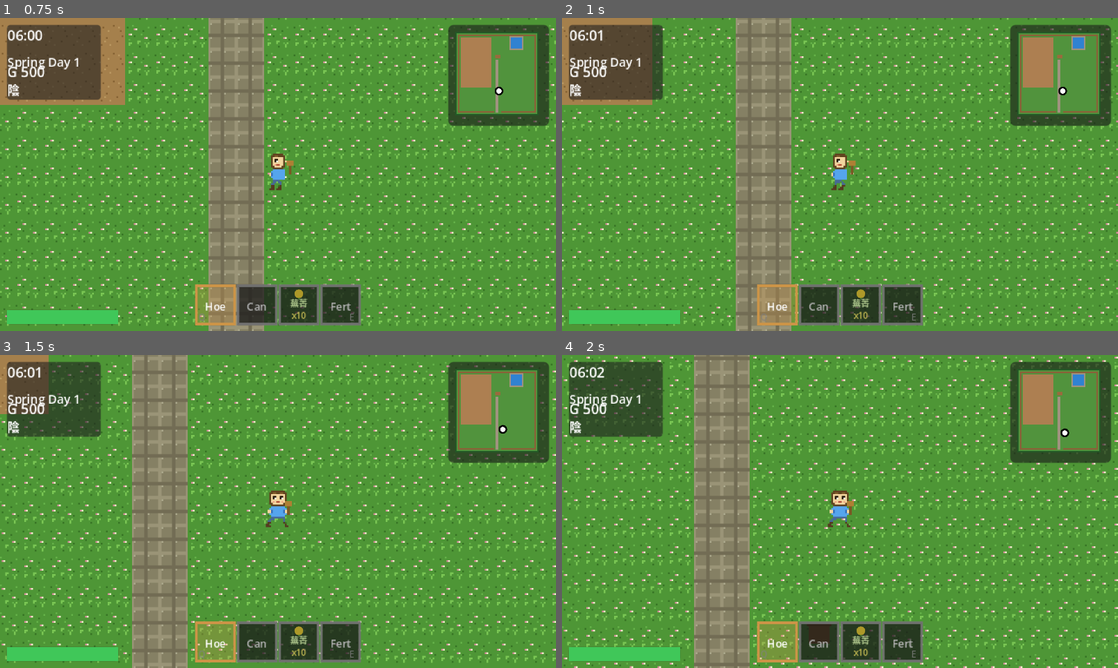
Above: before the commit, frames 1-4 (two rows, left to right).
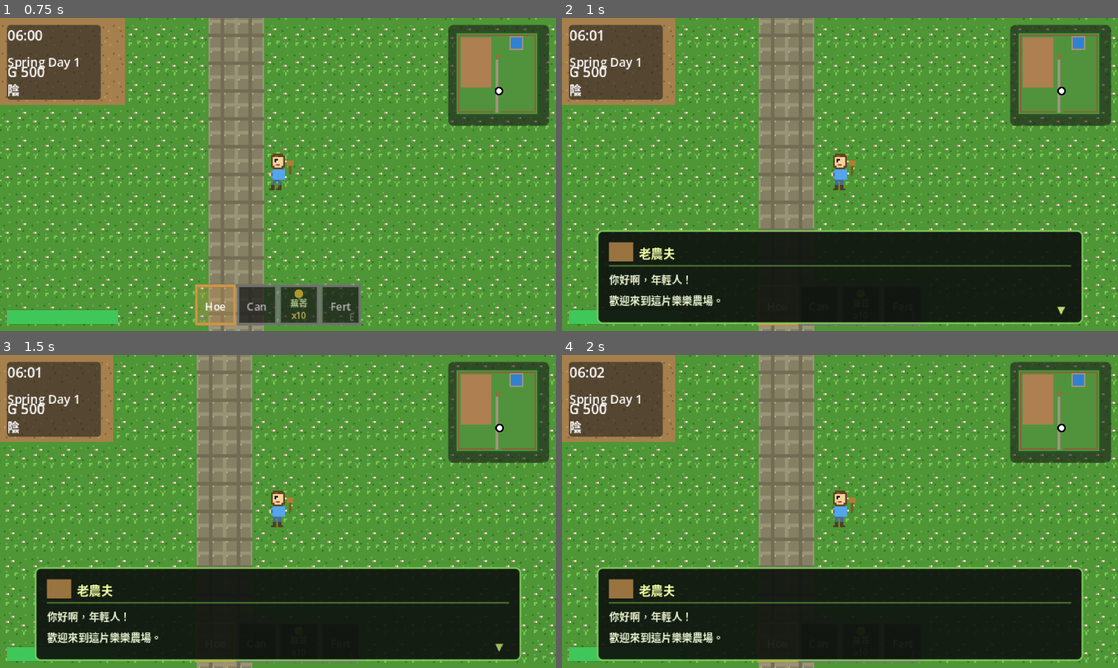
Above: after the commit, the same moments.

Repository: vito-mish/the-merry-fields
Game: Godot game, scene res://scenes/maps/farm.tscn
Two runs of this game, one before a commit and one after it. Both use one fixed random seed, a clock stepped at 60 frames per second and the inputs below.
Inputs (mouse positions are in pixels of both pictures, inside the frame that each line leads up to):
- Up to frame 1 (0.75 s): tap Enter at 0.5 s; move the mouse to (400, 158) at 0.52 s; hold D (move_right) from 0.53 s (still down); hold Z (action) from 0.53 s (still down); click (400, 158) at 0.67 s
- Up to frame 2 (1 s): keep holding D (move_right); keep holding Z (action); tap T at 0.8 s
- Up to frame 3 (1.5 s): move the mouse to (166, 527) at 1.27 s; release D (move_right) at 1.28 s; release Z (action) at 1.28 s; hold S (move_down) from 1.28 s (still down); tap T at 1.35 s; click (166, 527) at 1.42 s
- Up to frame 4 (2 s): keep holding S (move_down); tap Ctrl at 1.55 s

Frame 1 is identical in both runs. In frame 2, 42% of the frame differs, in the area x 0-100%, y 0-100%; in frame 3, 51%; in frame 4, 53%.

Commit message:
fix: 修正雨天自動澆水及存檔天氣還原
- 存檔新增 weather 欄位，讀檔時直接還原天氣不隨機滾動
- 讀檔後若為雨天，立即對所有耕地套用自動澆水
- 提取 _apply_rain_watering() 共用函數
- 還原 _on_day_changed 使用 is_raining()（新的一天若為雨天即澆水）
- 移除錯誤的 was_raining_yesterday() 邏輯
- 成熟作物雨天亦顯示澆水土壤外觀

Co-Authored-By: Claude Sonnet 4.6 <noreply@anthropic.com>

Diff:
--- a/scripts/characters/player.gd
+++ b/scripts/characters/player.gd
@@ -43,6 +43,15 @@
 func _physics_process(delta: float) -> void:
 	var hud : Node = get_tree().get_first_node_in_group("hud")
 
+	# 對話框開啟時：鎖定移動，按 action 翻頁
+	if hud and hud.dialog_open:
+		velocity = Vector2.ZERO
+		move_and_slide()
+		_update_animation(Vector2.ZERO)
+		if Input.is_action_just_pressed("action"):
+			hud.dialog_advance()
+		return
+
 	# 背包 / 報表開啟時鎖定移動與動作
 	if hud and (hud.report_open or hud.inventory_open):
 		velocity = Vector2.ZERO
@@ -70,6 +79,17 @@
 		if hud:
 			hud.toggle_inventory()
 		return
+
+	# 【測試用】按 T 開啟示範對話（之後接 NPC 系統時移除）
+	if Input.is_key_pressed(KEY_T) and not Input.is_key_pressed(KEY_CTRL):
+		if hud and not hud.dialog_open:
+			hud.show_dialog(
+				"老農夫",
+				["你好啊，年輕人！\n歡迎來到這片樂樂農場。",
+				 "春天種蕪菁和馬鈴薯，\n夏天適合番茄和玉米哦！",
+				 "每天記得澆水，\n別讓作物渴死了！"],
+				Color(0.60, 0.45, 0.25)
+			)
 
 	# 工具切換（Q / E 或 LB / RB）
 	if Input.is_action_just_pressed("tool_prev"):
--- a/scripts/farm/farm_grid.gd
+++ b/scripts/farm/farm_grid.gd
@@ -289,6 +289,24 @@
 		if t.get("fertilized", false):
 			_spawn_fertilized_visual(pos)
 
+	# 讀檔當下若為雨/雪天，立刻對耕地自動澆水（S04-T10 fix）
+	if WeatherManager.is_raining() or WeatherManager.is_snowing():
+		_apply_rain_watering()
+
+
+## 雨/雪天自動澆水（供 restore_state 和 _on_day_changed 共用）
+func _apply_rain_watering() -> void:
+	for pos : Vector2i in _tiles.keys():
+		var t : Dictionary = _tiles[pos]
+		if t["state"] == "tilled":
+			t["state"]         = "watered"
+			t["watered_today"] = true
+			_tile_map.set_cell(LAYER, pos, SOURCE_ID, T_WATERED)
+		elif t["state"] == "planted":
+			# 成熟與未成熟作物皆澆水（視覺一致，成熟者不影響生長邏輯）
+			t["watered_today"] = true
+			_tile_map.set_cell(LAYER, pos, SOURCE_ID, T_WATERED)
+
 
 # ── 日期推進 ──────────────────────────────────────────────────────────────
 
@@ -337,19 +355,10 @@
 	for pos in to_kill:
 		_kill_crop(pos)
 
-	# 雨天 / 雪天：新的一天開始自動澆水所有耕地（S04-T10）
+	# 新的一天若為雨/雪天，自動澆水（S04-T10）
+	# WeatherManager 在 day_changed 先執行已換成新天氣，is_raining() 取的正是今天
 	if WeatherManager.is_raining() or WeatherManager.is_snowing():
-		for pos : Vector2i in _tiles.keys():
-			var t : Dictionary = _tiles[pos]
-			if t["state"] == "tilled":
-				t["state"] = "watered"
-				t["watered_today"] = true
-				_tile_map.set_cell(LAYER, pos, SOURCE_ID, T_WATERED)
-			elif t["state"] == "planted":
-				var data : Dictionary = _crop_db[t["crop_id"]]
-				if t["growth_stage"] < _total_stages(data):
-					t["watered_today"] = true
-					_tile_map.set_cell(LAYER, pos, SOURCE_ID, T_WATERED)
+		_apply_rain_watering()
 
 
 # S04-T13: 季節切換時，清除所有不屬於新季節的作物（枯死）
--- a/scripts/managers/save_manager.gd
+++ b/scripts/managers/save_manager.gd
@@ -100,11 +100,12 @@
 
 func _collect_time() -> Dictionary:
 	return {
-		"day":    TimeManager.day,
-		"season": TimeManager.season,
-		"year":   TimeManager.year,
-		"hour":   TimeManager.hour,
-		"minute": TimeManager.minute,
+		"day":     TimeManager.day,
+		"season":  TimeManager.season,
+		"year":    TimeManager.year,
+		"hour":    TimeManager.hour,
+		"minute":  TimeManager.minute,
+		"weather": WeatherManager.current_weather,   # S04-T10 fix
 	}
 
 
@@ -152,6 +153,10 @@
 	TimeManager.year   = d.get("year",   1)
 	TimeManager.hour   = d.get("hour",   GameConfig.DAY_START_HOUR)
 	TimeManager.minute = d.get("minute", 0)
+	# 還原天氣，不重新隨機
+	if d.has("weather"):
+		WeatherManager.current_weather = int(d["weather"])
+		WeatherManager.weather_changed.emit(WeatherManager.current_weather)
 
 
 func _apply_economy(d: Dictionary) -> void:
--- a/scripts/managers/weather_manager.gd
+++ b/scripts/managers/weather_manager.gd
@@ -23,7 +23,7 @@
 ]
 
 # ── 狀態 ─────────────────────────────────────────────────────────────────
-var current_weather: int = Weather.SUNNY
+var current_weather : int = Weather.SUNNY
 
 # ── 訊號 ─────────────────────────────────────────────────────────────────
 signal weather_changed(weather: int)
--- /dev/null
+++ b/scripts/ui/dialog_box.gd
@@ -0,0 +1,167 @@
+## DialogBox — 通用對話框 UI (S11-T06)
+## 由 HUD 動態建立。呼叫 show_dialog() 開啟，按 action 鍵翻頁/關閉。
+## 使用方式：
+##   hud.show_dialog("老農夫", ["你好！", "今天天氣不錯。"])
+extends Control
+
+# ── 佈局常數 ──────────────────────────────────────────────────────────────────
+const DLG_W    := 280
+const DLG_H    := 54
+const PADDING  := 7
+const NAME_H   := 11   # 說話者名稱列高度
+const PORT_W   := 14   # 頭像色塊寬度
+
+# ── 節點引用 ──────────────────────────────────────────────────────────────────
+var _bg         : Panel
+var _name_lbl   : Label
+var _text_lbl   : Label
+var _arrow      : Label   # ▼ 繼續指示器
+
+# ── 狀態 ─────────────────────────────────────────────────────────────────────
+var _pages      : Array[String] = []
+var _page_idx   : int           = 0
+var _arrow_time : float         = 0.0
+var _portrait_color : Color     = Color(0.55, 0.75, 0.45)
+
+signal dialog_closed
+
+
+func _ready() -> void:
+	custom_minimum_size = Vector2(DLG_W, DLG_H)
+	size                = Vector2(DLG_W, DLG_H)
+	# 置底置中（viewport 320×180）
+	position = Vector2((320 - DLG_W) / 2.0, 180 - DLG_H - 4)
+	mouse_filter = Control.MOUSE_FILTER_IGNORE
+	_build_ui()
+	hide()
+
+
+func _build_ui() -> void:
+	# ── 背景 ──────────────────────────────────────────────────────────────
+	_bg = Panel.new()
+	_bg.set_anchors_preset(Control.PRESET_FULL_RECT)
+	var sty := StyleBoxFlat.new()
+	sty.bg_color            = Color(0.06, 0.08, 0.06, 0.93)
+	sty.border_color        = Color(0.50, 0.80, 0.35, 0.90)
+	sty.border_width_left   = 1
+	sty.border_width_right  = 1
+	sty.border_width_top    = 1
+	sty.border_width_bottom = 1
+	sty.corner_radius_top_left     = 3
+	sty.corner_radius_top_right    = 3
+	sty.corner_radius_bottom_left  = 3
+	sty.corner_radius_bottom_right = 3
+	_bg.add_theme_stylebox_override("panel", sty)
+	_bg.mouse_filter = Control.MOUSE_FILTER_IGNORE
+	add_child(_bg)
+
+	# ── 說話者頭像色塊 ────────────────────────────────────────────────────
+	var portrait := ColorRect.new()
+	portrait.size         = Vector2(PORT_W, NAME_H)
+	portrait.position     = Vector2(PADDING, PADDING)
+	portrait.color        = _portrait_color
+	portrait.mouse_filter = Control.MOUSE_FILTER_IGNORE
+	portrait.name        = "Portrait"
+	add_child(portrait)
+
+	# ── 說話者名稱 ────────────────────────────────────────────────────────
+	_name_lbl = Label.new()
+	_name_lbl.text = ""
+	_name_lbl.add_theme_font_size_override("font_size", 7)
+	_name_lbl.modulate   = Color(0.95, 1.00, 0.65)
+	_name_lbl.position   = Vector2(PADDING + PORT_W + 3, PADDING)
+	_name_lbl.size       = Vector2(DLG_W - PADDING * 2 - PORT_W - 3, NAME_H)
+	_name_lbl.mouse_filter = Control.MOUSE_FILTER_IGNORE
+	add_child(_name_lbl)
+
+	# ── 分隔線 ────────────────────────────────────────────────────────────
+	var sep := ColorRect.new()
+	sep.color        = Color(0.45, 0.70, 0.28, 0.50)
+	sep.position     = Vector2(PADDING, PADDING + NAME_H + 2)
+	sep.size         = Vector2(DLG_W - PADDING * 2, 1)
+	sep.mouse_filter = Control.MOUSE_FILTER_IGNORE
+	add_child(sep)
+
+	# ── 對話文字 ──────────────────────────────────────────────────────────
+	_text_lbl = Label.new()
+	_text_lbl.text = ""
+	_text_lbl.add_theme_font_size_override("font_size", 6)
+	_text_lbl.modulate             = Color(0.92, 0.96, 0.82)
+	_text_lbl.position             = Vector2(PADDING, PADDING + NAME_H + 6)
+	_text_lbl.size                 = Vector2(DLG_W - PADDING * 2 - 10, DLG_H - PADDING - NAME_H - 10)
+	_text_lbl.autowrap_mode        = TextServer.AUTOWRAP_WORD_SMART
+	_text_lbl.mouse_filter         = Control.MOUSE_FILTER_IGNORE
+	add_child(_text_lbl)
+
+	# ── ▼ 繼續指示器 ──────────────────────────────────────────────────────
+	_arrow = Label.new()
+	_arrow.text = "▼"
+	_arrow.add_theme_font_size_override("font_size", 6)
+	_arrow.modulate   = Color(0.85, 1.00, 0.50)
+	_arrow.position   = Vector2(DLG_W - PADDING - 8, DLG_H - PADDING - 6)
+	_arrow.mouse_filter = Control.MOUSE_FILTER_IGNORE
+	add_child(_arrow)
+
+
+func _process(delta: float) -> void:
+	if not visible:
+		return
+	# ▼ 閃爍
+	_arrow_time += delta
+	_arrow.modulate.a = 0.5 + 0.5 * sin(_arrow_time * 4.0)
+
+
+# ── 公開 API ─────────────────────────────────────────────────────────────────
+
+## 開啟對話框
+## speaker: 說話者名稱（空字串則不顯示名稱列）
+## pages: 每個字串為一頁文字
+## portrait_col: 頭像色塊顏色（可選）
+func show_dialog(speaker: String, pages: Array, portrait_col: Color = Color(0.55, 0.75, 0.45)) -> void:
+	_pages    = []
+	for p in pages:
+		_pages.append(str(p))
+	_page_idx = 0
+	_arrow_time = 0.0
+
+	_name_lbl.text = speaker
+	_name_lbl.visible = not speaker.is_empty()
+
+	var portrait : ColorRect = get_node("Portrait")
+	portrait.color   = portrait_col
+	portrait.visible = not speaker.is_empty()
+
+	_show_page(0)
+	show()
+
+
+## 按 action 鍵時呼叫（翻頁或關閉）
+func advance() -> void:
+	_page_idx += 1
+	if _page_idx >= _pages.size():
+		_close()
+	else:
+		_show_page(_page_idx)
+
+
+func is_open() -> bool:
+	return visible
+
+
+# ── 私有 ──────────────────────────────────────────────────────────────────────
+
+func _show_page(idx: int) -> void:
+	_text_lbl.text = _pages[idx]
+	# 最後一頁時把 ▼ 改成表示關閉
+	if idx >= _pages.size() - 1:
+		_arrow.text    = "■"
+		_arrow.modulate = Color(0.70, 0.85, 0.50)
+	else:
+		_arrow.text    = "▼"
+		_arrow.modulate = Color(0.85, 1.00, 0.50)
+
+
+func _close() -> void:
+	hide()
+	_pages.clear()
+	dialog_closed.emit()
--- a/scripts/ui/hud.gd
+++ b/scripts/ui/hud.gd
@@ -16,6 +16,10 @@
 # ── 背包 UI ──────────────────────────────────────────────────────────────
 var _inventory_ui    : Control = null
 var inventory_open   : bool    = false
+
+# ── 對話框 UI ────────────────────────────────────────────────────────────
+var _dialog_box      : Control = null
+var dialog_open      : bool    = false
 
 # ── 工具列常數 ────────────────────────────────────────────────────────────
 const TOOL_ICONS : Dictionary = {
@@ -55,6 +59,7 @@
 	_build_overlay_labels()
 	_build_crop_info_panel()
 	_build_inventory_ui()
+	_build_dialog_box()
 	# 出貨箱結算報表（延遲一幀確保 shipping_box 已加入場景）
 	call_deferred("_connect_shipping_box")
 
@@ -254,6 +259,34 @@
 	_toolbar.queue_redraw()
 
 
+# ── 對話框 ────────────────────────────────────────────────────────────────────
+
+func _build_dialog_box() -> void:
+	var script : GDScript = load("res://scripts/ui/dialog_box.gd")
+	_dialog_box = script.new()
+	_dialog_box.dialog_closed.connect(_on_dialog_closed)
+	add_child(_dialog_box)
+
+
+## 開啟對話框（供 NPC 等外部呼叫）
+## speaker: 說話者名稱；pages: 各頁文字陣列；portrait_col: 頭像顏色
+func show_dialog(speaker: String, pages: Array, portrait_col: Color = Color(0.55, 0.75, 0.45)) -> void:
+	if _dialog_box == null:
+		return
+	_dialog_box.show_dialog(speaker, pages, portrait_col)
+	dialog_open = true
+
+
+## 玩家按 action 鍵時呼叫翻頁（由 player.gd 觸發）
+func dialog_advance() -> void:
+	if _dialog_box and _dialog_box.is_open():
+		_dialog_box.advance()
+
+
+func _on_dialog_closed() -> void:
+	dialog_open = false
+
+
 func show_notification(text: String, color: Color = Color(1.0, 1.0, 0.5, 1.0)) -> void:
 	_notify_label.text = text
 	_notify_label.modulate = color
Not shown, added: scripts/ui/dialog_box.gd.uid
